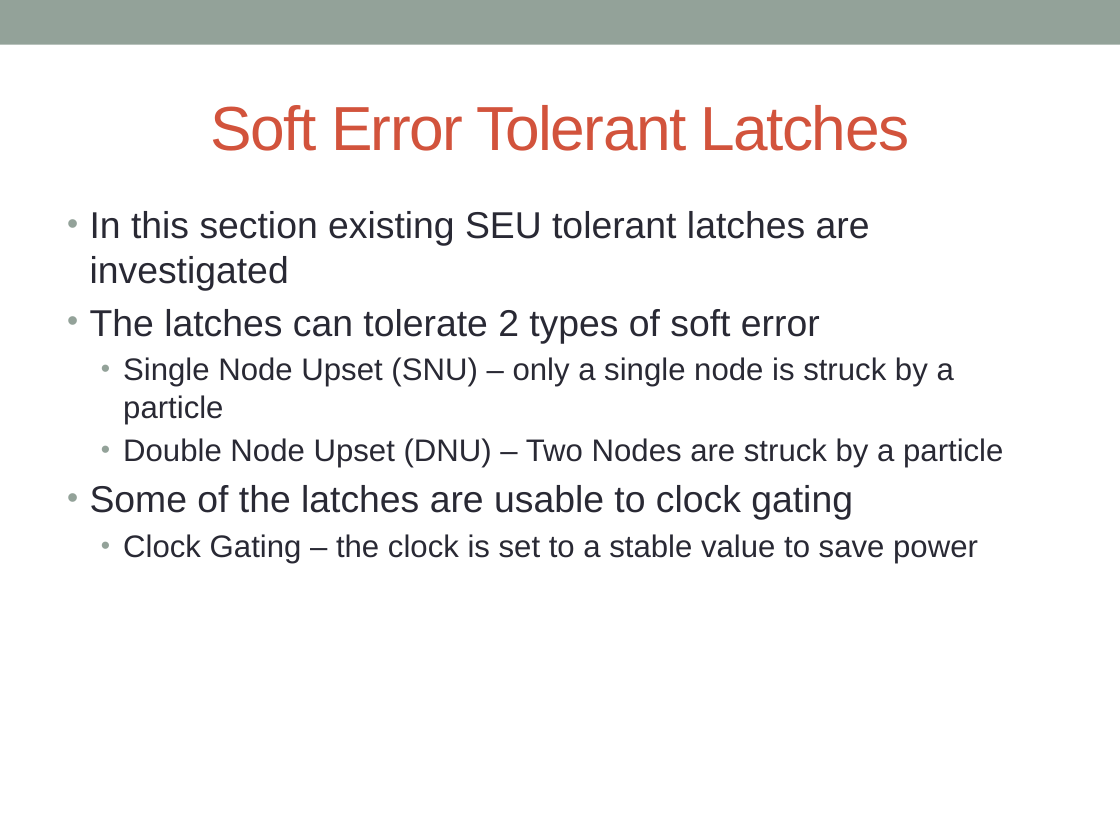
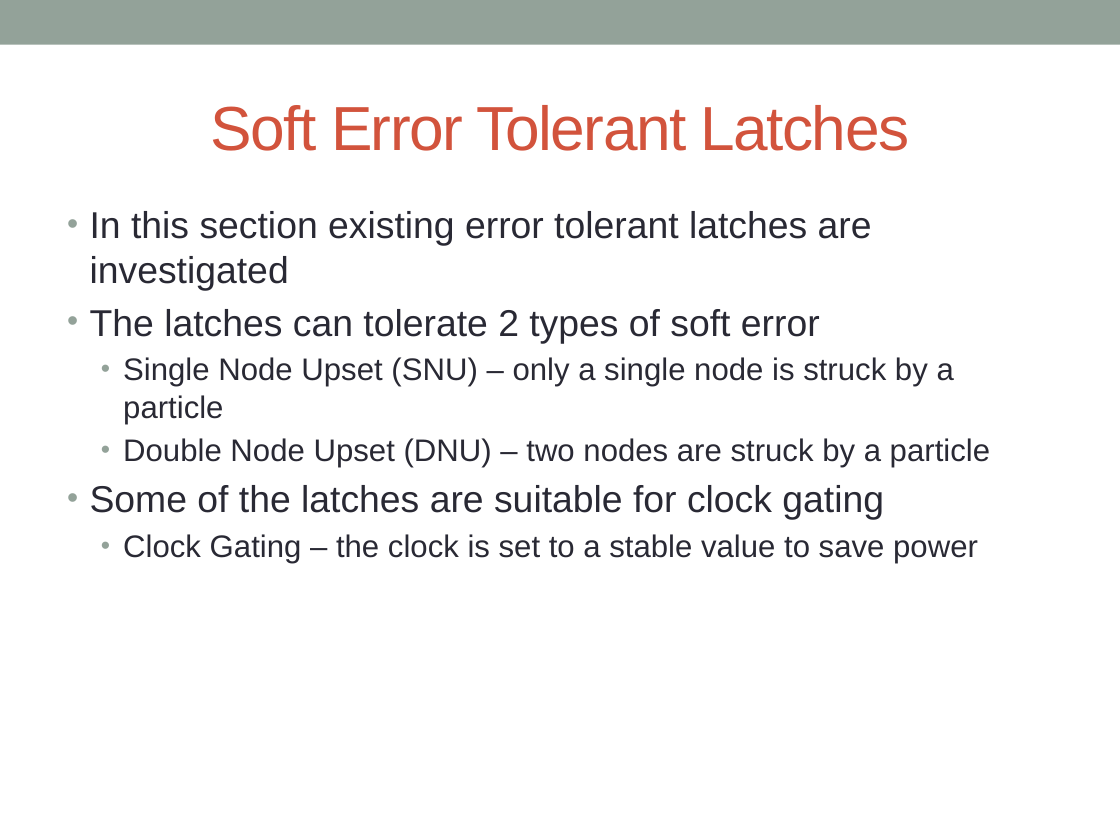
Before and after one commit to acwatkins88/Fast_SET, a slide deck: slide 7 of Dissertation/Dissertation Proposal/Dissertation Proposal.pptx. Drawn at 1120x840 pixels with LibreOffice and Linux fonts; fonts in the diff are those of the drawing; background and template pictures are left out. Boxes give left, top, right and bottom in pixels: in the first picture for what was removed or moved away, otherwise in the second. Text is boxed around its words. In the diff, an @@ line names an element or a change of style, - is before the commit and + after.

```diff
--- a/Dissertation/Dissertation Proposal/Dissertation Proposal.pptx
+++ b/Dissertation/Dissertation Proposal/Dissertation Proposal.pptx
@@ text at (x1=90, y1=211, x2=872, y2=291): text changed @@
-• In this section existing SEU tolerant latches are investigated
+• In this section existing error tolerant latches are investigated
@@ text at (x1=90, y1=438, x2=990, y2=520): text changed @@
-  • Double Node Upset (DNU) – Two Nodes are struck by a particle
-• Some of the latches are usable to clock gating
+  • Double Node Upset (DNU) – two nodes are struck by a particle
+• Some of the latches are suitable for clock gating
```
Also in this commit, not shown: 17 other slides changed, 18 other files.
